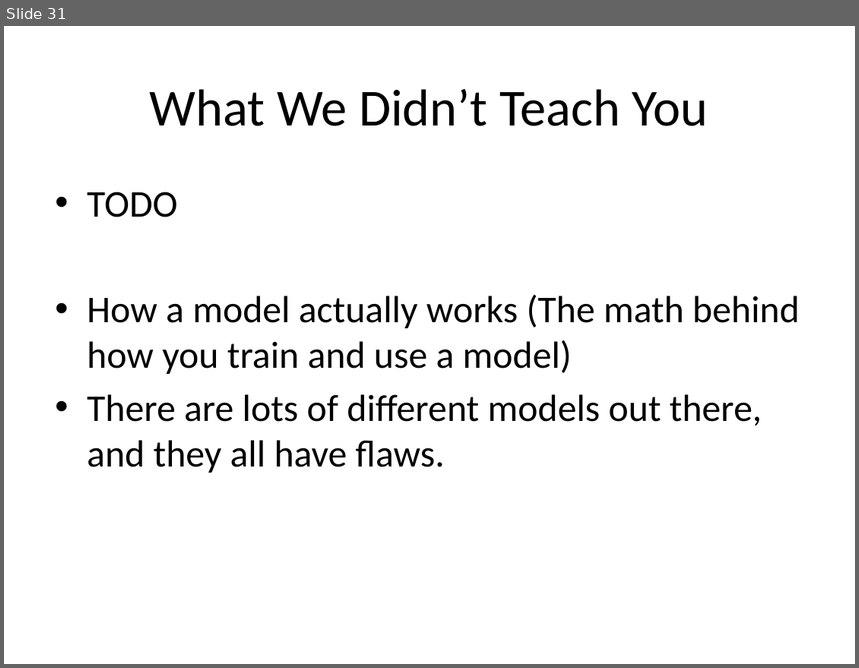
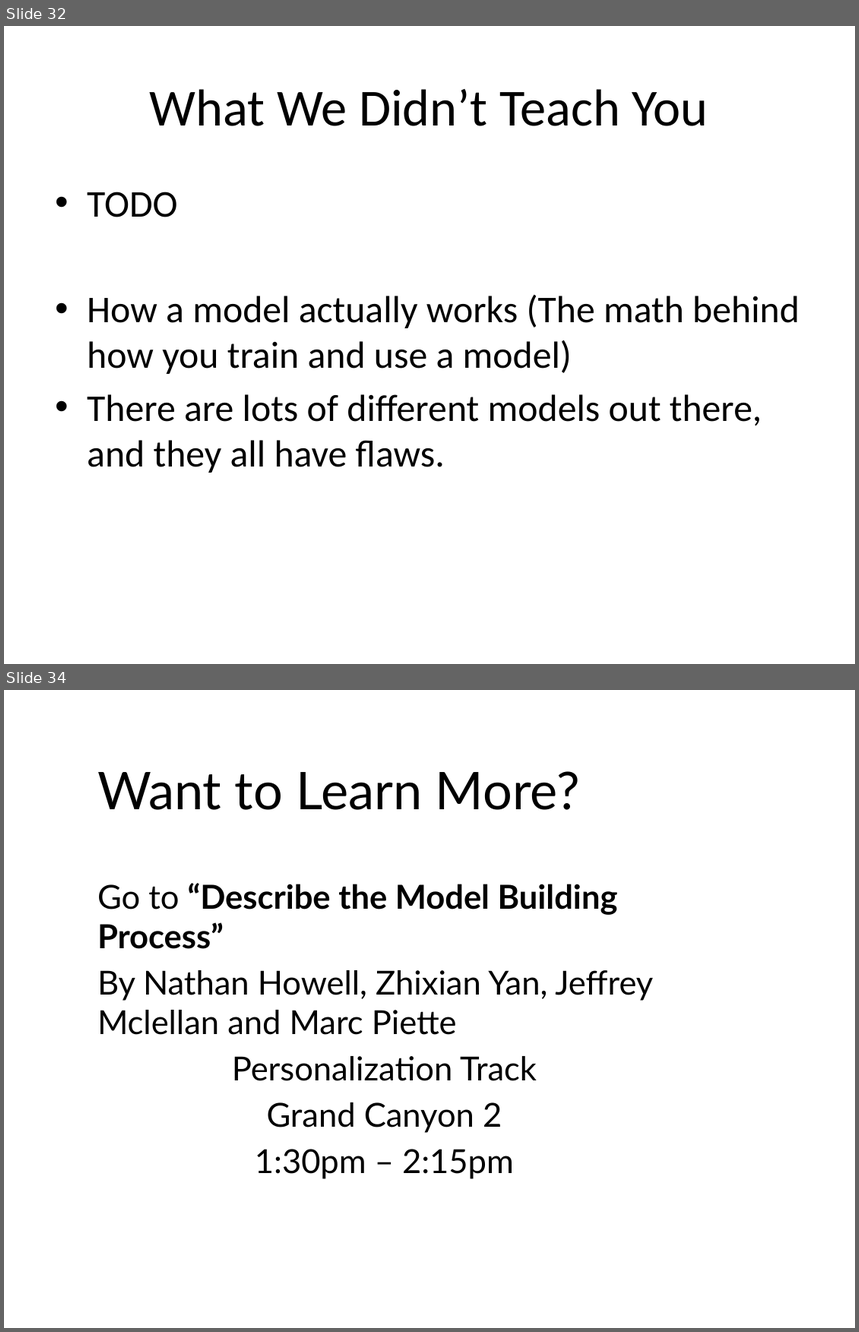
Before and after one commit to aloksharma1993/techfest-ml-tutorial, a slide deck: Techfest_ML.pptx. Shown one above the other, each under a label of ours: slide 31 before the commit, slides 32 and 34 after it; the slides between them are not shown. The pictures are 859x668 and 859x1332 pixels, drawn with LibreOffice and Linux fonts; fonts in the diff are those of the drawing; background and template pictures are left out. Boxes give left, top, right and bottom in pixels: in the first picture for what was removed or moved away, otherwise in the second. Text is boxed around its words. In the diff, an @@ line names an element or a change of style, - is before the commit and + after.

```diff
--- a/Techfest_ML.pptx
+++ b/Techfest_ML.pptx
@@ slide 34 added at [4, 690, 855, 1328], background picture (left out) @@
@@ title added at [97, 771, 580, 810], 44 pt, text #000000 @@
+Want to Learn More?
@@ text added at [97, 883, 653, 1179], 28 pt, text #000000 @@
+Go to “Describe the Model Building Process”
+By Nathan Howell, Zhixian Yan, Jeffrey Mclellan and Marc Piette
+Personalization Track
+Grand Canyon 2
+1:30pm – 2:15pm
@@ what was slide 31 is now slide 32 @@
```
Also in this commit, not shown: 2 slides changed, 1 other slide added.
